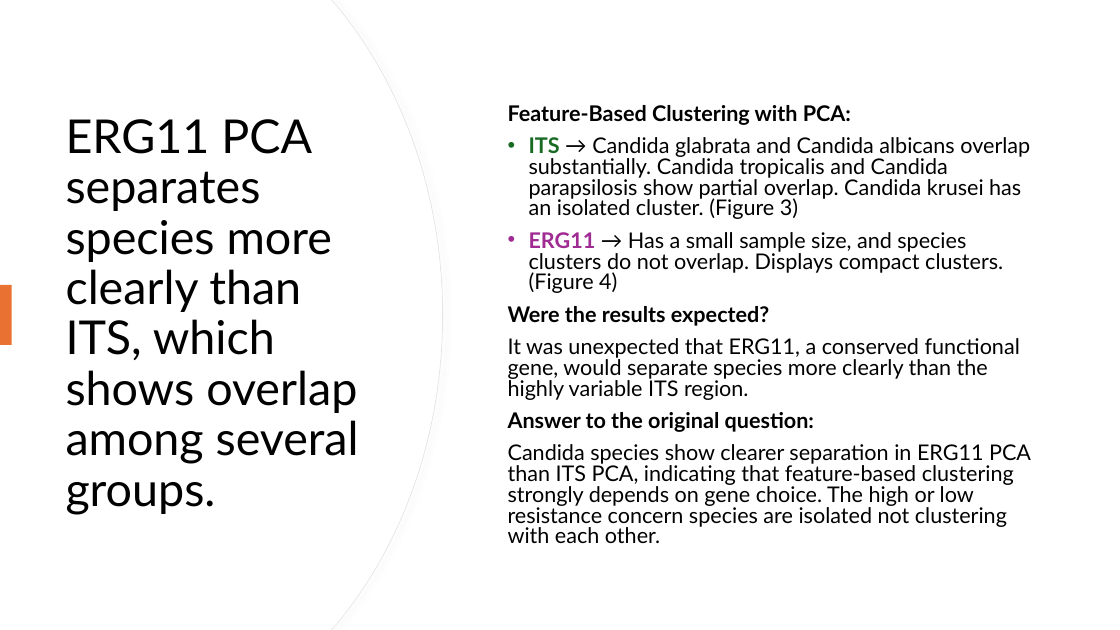
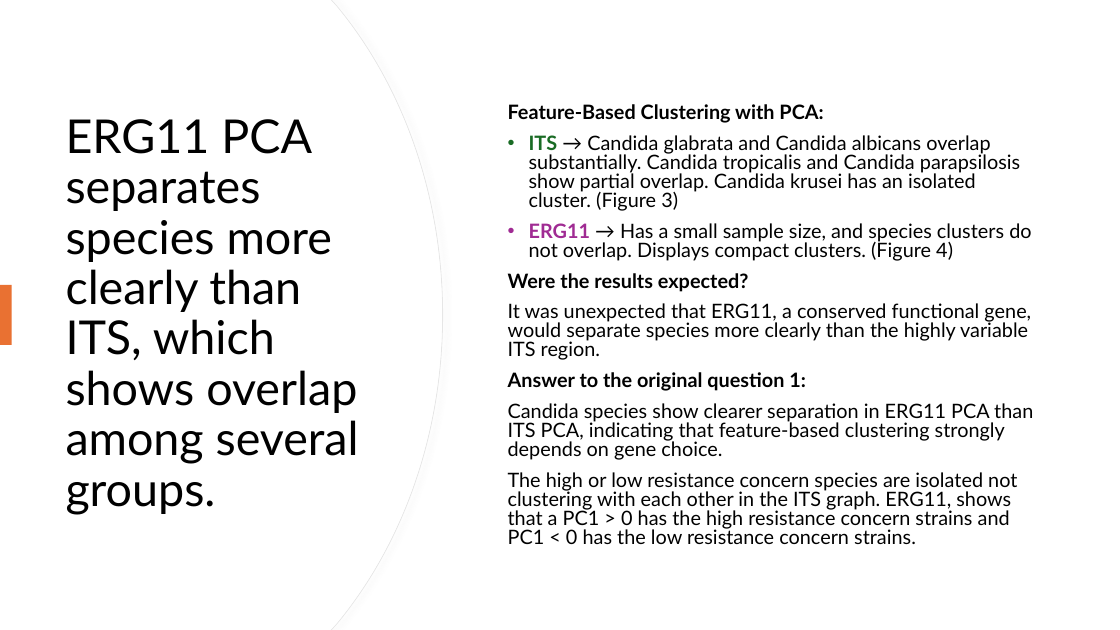
Before and after one commit to snsaiphoo/binf6210_assignment4, a slide deck: slide 13 of doc/Candida Comparison.pptx. Drawn at 1120x630 pixels with LibreOffice and Linux fonts; fonts in the diff are those of the drawing. Boxes give left, top, right and bottom in pixels: in the first picture for what was removed or moved away, otherwise in the second. Text is boxed around its words. In the diff, an @@ line names an element or a change of style, - is before the commit and + after.

```diff
--- a/doc/Candida Comparison.pptx
+++ b/doc/Candida Comparison.pptx
@@ text at bbox=[508, 104, 1031, 360]: size 18.5 to 17 pt in "Feature-Based Clustering with PCA:", "ITS → Candida glabrata and Candida albicans ...", "ERG11 → Has a small sample size, ...", "Were the results expected?" and 1 more places @@
@@ text at bbox=[508, 372, 1033, 544]: text changed; size 18.5 to 17 pt @@
-Answer to the original question:
-Candida species show clearer separation in ERG11 PCA than ITS PCA, indicating that feature-based clustering strongly depends on gene choice. The high or low resistance concern species are isolated not clustering with each other.
+Answer to the original question 1:
+Candida species show clearer separation in ERG11 PCA than ITS PCA, indicating that feature-based clustering strongly depends on gene choice.
+The high or low resistance concern species are isolated not clustering with each other in the ITS graph. ERG11, shows that a PC1 > 0 has the high resistance concern strains and PC1 < 0 has the low resistance concern strains.
```
Also in this commit, not shown: 6 other slides changed.
